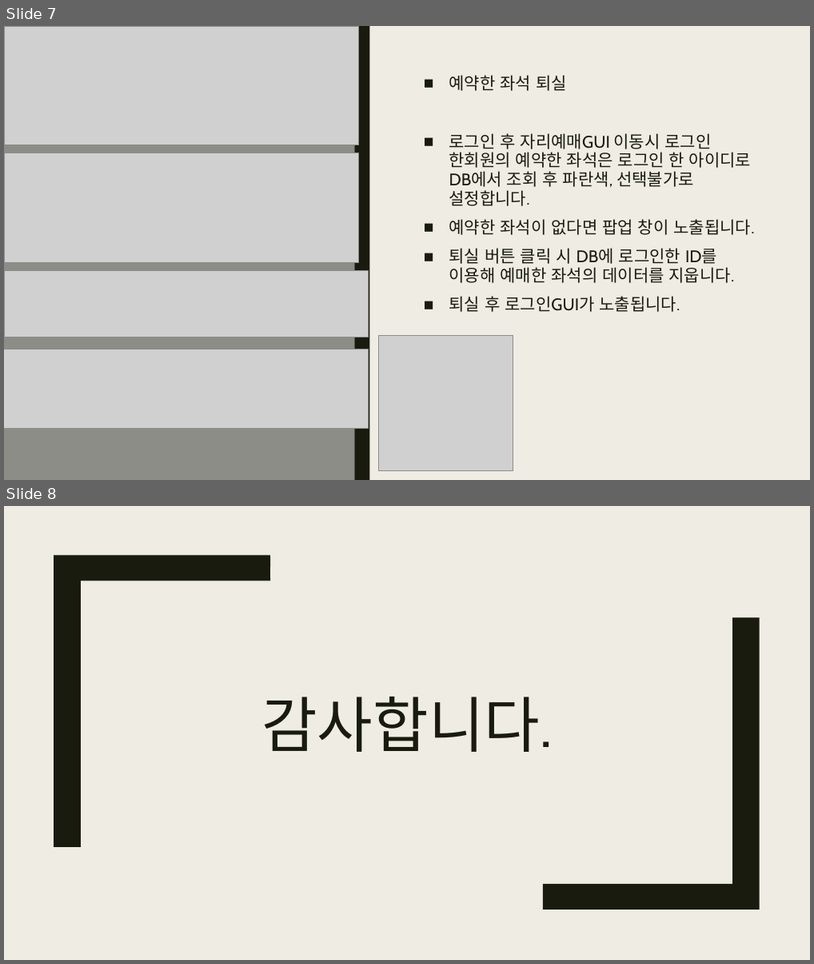
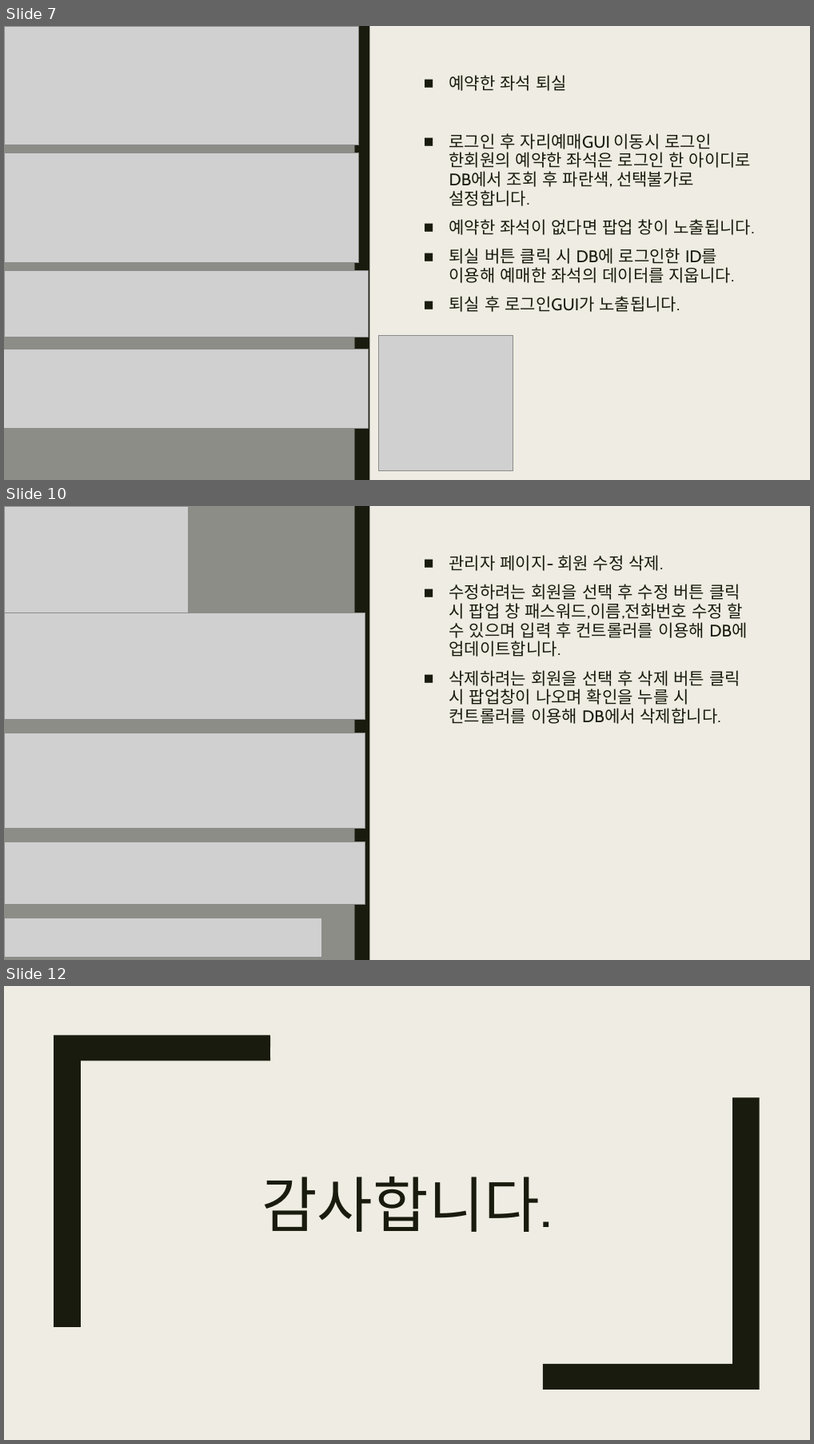
Before and after one commit to lyeop/team, a slide deck: 자바 회원가입 자리예매ppt.pptx. Shown one above the other, each under a label of ours: slides 7 and 8 before the commit, slides 7, 10 and 12 after it; the slides between them are not shown. The pictures are 814x964 and 814x1444 pixels, drawn with LibreOffice and Linux fonts; fonts in the diff are those of the drawing; grey boxes stand for pictures. Boxes give left, top, right and bottom in pixels: in the first picture for what was removed or moved away, otherwise in the second. Text is boxed around its words. In the diff, an @@ line names an element or a change of style, - is before the commit and + after.

Commit message:
자바 관리자GUI PPT 추가
자바 관리자GUI PPT 추가

```diff
--- a/자바 회원가입 자리예매ppt.pptx
+++ b/자바 회원가입 자리예매ppt.pptx
@@ slide 10 added at [4, 506, 810, 960], background #EFEDE3; not listed: 2 template elements that a slide beside it also shows @@
@@ picture added at [4, 506, 189, 612] @@
@@ text added at [450, 555, 747, 724], 20 pt, text #191B0E @@
+■ 관리자 페이지- 회원 수정 삭제.
+■ 수정하려는 회원을 선택 후 수정 버튼 클릭 시 팝업 창 패스워드,이름,전화번호 수정 할 수 있으며 입력 후 컨트롤러를 이용해 DB에 업데이트합니다.
+■ 삭제하려는 회원을 선택 후 삭제 버튼 클릭 시 팝업창이 나오며 확인을 누를 시 컨트롤러를 이용해 DB에서 삭제합니다.
@@ picture added at [4, 612, 365, 719] @@
@@ picture added at [4, 733, 365, 828] @@
@@ picture added at [4, 842, 365, 904] @@
@@ picture added at [4, 918, 322, 956] @@
@@ what was slide 8 is now slide 12 @@
```
Also in this commit, not shown: 3 other slides added.
